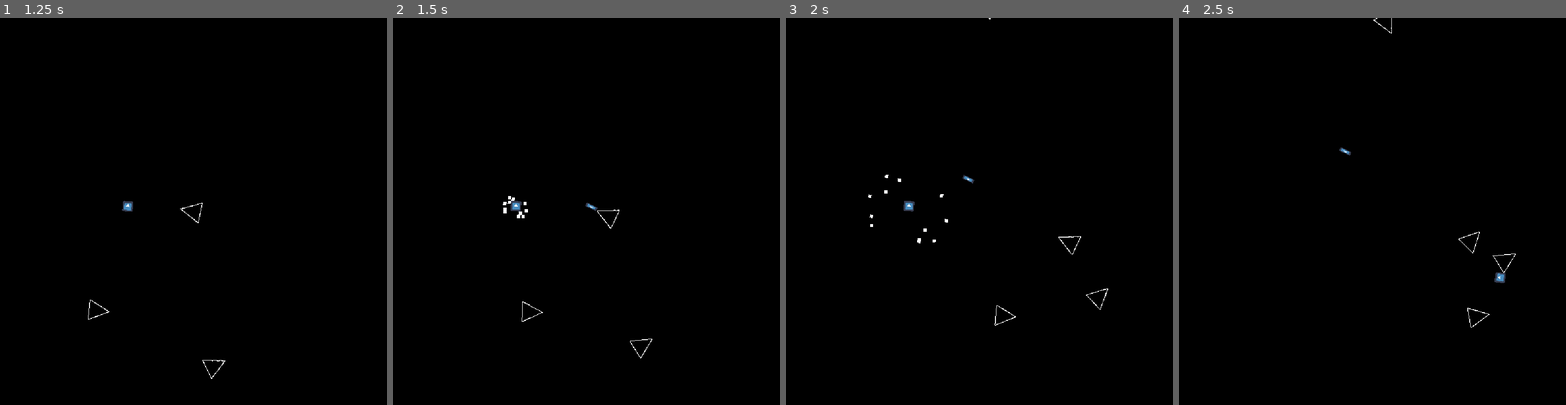
Above: before the commit, frames 1-4 (left to right).
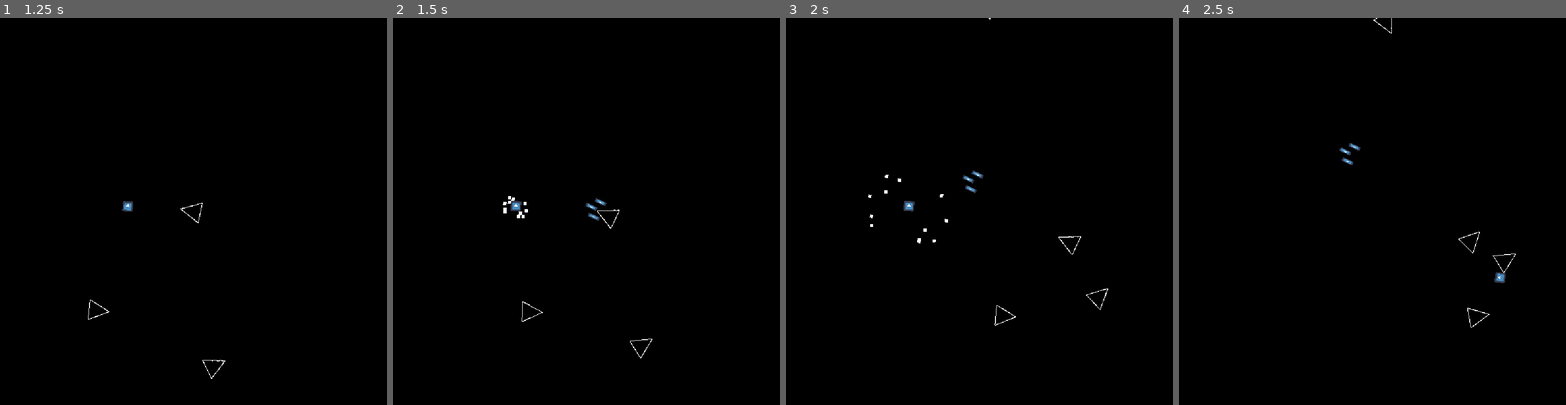
Above: after the commit, the same moments.

Repository: adrianriverof/juego-viaje
Game: Godot game, scene res://level.tscn
The game is run twice, just before and just after one commit, with the same random seed, the same clock (stepped at 60 frames per second) and the same inputs. The engine's default icon, where the game draws it, is replaced by a stand-in: a white triangle on a blue panel in a dark square.
Inputs:
- Up to frame 1 (1.25 s): tap Enter at 0.5 s; hold U (p1right) from 0.53 s (still down); hold T (p1mine) from 0.53 s (still down)
- Up to frame 2 (1.5 s): release U (p1right) at 1.28 s; release T (p1mine) at 1.28 s; hold E (p1down) from 1.28 s (still down); tap R (p1shoot) at 1.35 s
- Up to frame 3 (2 s): keep holding E (p1down)
- Up to frame 4 (2.5 s): release E (p1down) at 2.03 s; hold U (p1right) from 2.03 s (still down); hold T (p1mine) from 2.03 s (still down)

Frame 1 is identical in both runs. In frame 2, less than 0.1% of the frame differs, in the area x 50-56%, y 46-53%; in frame 3, less than 0.1%, in the area x 46-51%, y 39-46%; in frame 4, less than 0.1%.

Commit message:
player system to check type of shoot depending on powerup

Diff:
--- a/player.gd
+++ b/player.gd
@@ -28,6 +28,11 @@
 
 var triple_separation = 25
 
+
+var active_power_up = "triple"
+
+
+
 func _ready():
 	firerate_timer.wait_time = firerate_time
 
@@ -35,11 +40,20 @@
 func _physics_process(delta):
 	if life > 0:
 		move()
-		shoot()
+		choose_shoot_type_and_shoot()
 		mines()
 		#shoot_laser()
 		#shoot_triple()
 
+
+
+func choose_shoot_type_and_shoot():
+
+	match active_power_up:
+		"laser": shoot_laser()
+		"triple": shoot_triple()
+
+		_: shoot_normal()
 
 
 
@@ -70,7 +84,7 @@
 	get_tree().get_root().get_node("p1mine").explode()
 
 
-func shoot():
+func shoot_normal():
 	firerate_timer.wait_time = firerate_time
 
 	if player_is_pressing_shoot() and you_can_shoot():
@@ -96,6 +110,7 @@
 		firerate_timer.start()
 		fire_triple(rotation)
 
+
 func shoot_laser():
 
 	firerate_timer.wait_time = laser_firerate_time
Not shown, changed: todo.txt
